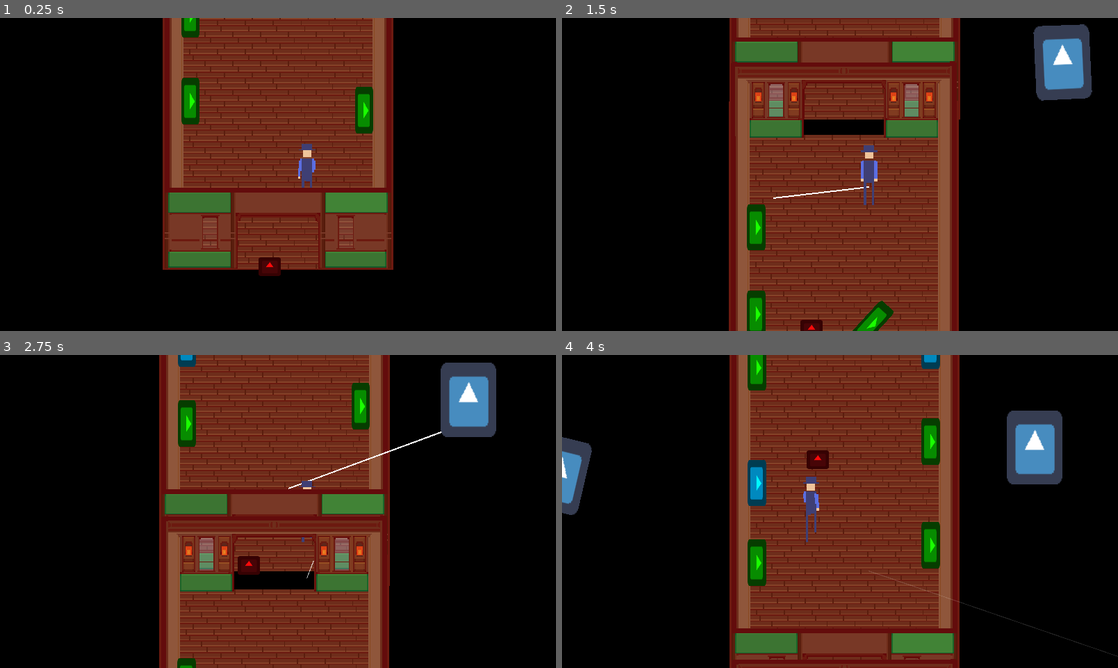
Above: before the commit, frames 1-4 (two rows, left to right).
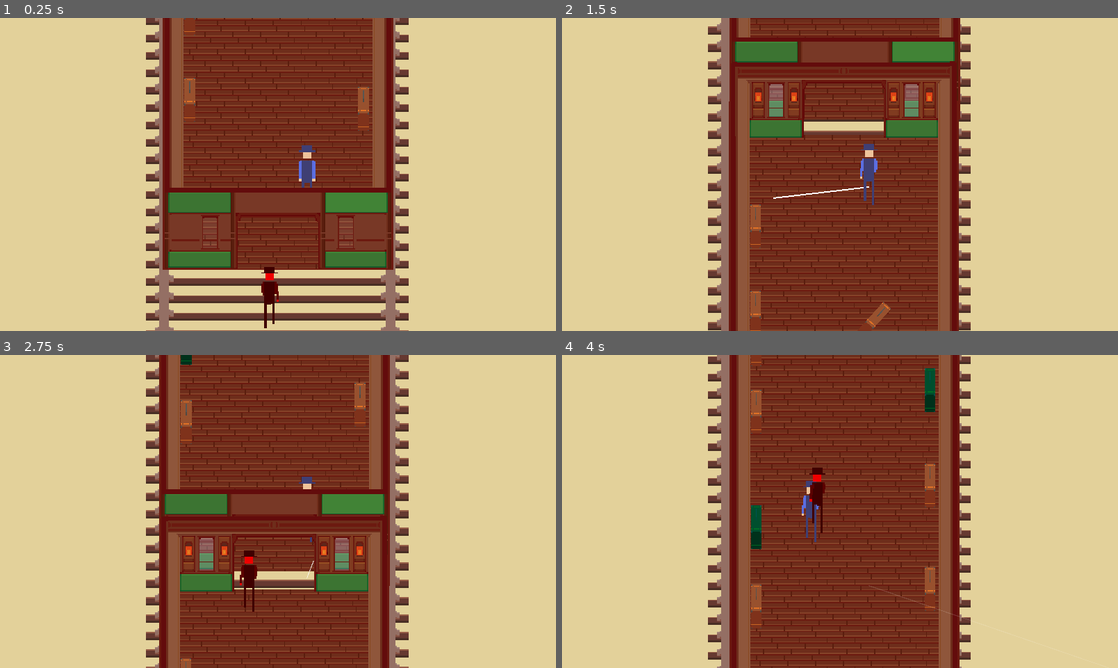
Above: after the commit, the same moments.

Repository: lajollagamesclub/week-139-followers
Game: Godot game, scene res://Main.tscn
Same seed, same stepped clock (60 frames per second), same inputs: the game is played once before the commit and once after it. The engine's default icon, where the game draws it, is replaced by a stand-in: a white triangle on a blue panel in a dark square.
Inputs (mouse positions are in pixels of both pictures, inside the frame that each line leads up to):
- Up to frame 1 (0.25 s): no input
- Up to frame 2 (1.5 s): tap Enter at 0.5 s; move the mouse to (962, 158) at 0.52 s; press the mouse at (962, 158) at 0.53 s; hold D (g_right) 0.53-1.28 s; move the mouse to (728, 190) at 1.27 s; release the mouse at (728, 190) at 1.28 s; hold Space (g_takedown) from 1.28 s (still down); click (728, 190) at 1.35 s
- Up to frame 3 (2.75 s): move the mouse to (333, 442) at 2.02 s; release Space (g_takedown) at 2.03 s; press the mouse at (333, 442) at 2.03 s; hold D (g_right) from 2.03 s (still down)
- Up to frame 4 (4 s): move the mouse to (812, 574) at 2.77 s; release the mouse at (812, 574) at 2.78 s; click (812, 574) at 2.85 s; move the mouse to (1006, 558) at 3.52 s; release D (g_right) at 3.53 s; press the mouse at (1006, 558) at 3.53 s; hold A (g_left) from 3.53 s (still down)

The runs differ from the first frame. In frame 1, 68% of the frame differs, in the area x 0-100%, y 0-100%; in frame 2, 61%; in frame 3, 61%; in frame 4, 71%.

Commit message:
Add railcars

Diff:
--- a/src/Car.gd
+++ b/src/Car.gd
@@ -17,7 +17,7 @@
 func _ready():
 	randomize()
 	time += rand_range(0.0, 200.0)
-	health = randi()%4 + 3
+	health = randi()%3 + 1
 	$SpatialGun.excluding.append(self)
 	$SpatialGun.target_group = "player"
 
@@ -54,6 +54,7 @@
 	emit_signal("dead", my_spot)
 	$DeathTimer.stop()
 	$ShootTimer.stop()
+	$EngineAmbience.stop()
 #	call_deferred("free")
 
 
--- a/src/Car.tscn
+++ b/src/Car.tscn
@@ -1,11 +1,12 @@
-[gd_scene load_steps=5 format=2]
+[gd_scene load_steps=6 format=2]
 
 [ext_resource path="res://Car.gd" type="Script" id=1]
-[ext_resource path="res://icon.png" type="Texture" id=2]
+[ext_resource path="res://Car.png" type="Texture" id=2]
 [ext_resource path="res://SpatialGun.tscn" type="PackedScene" id=3]
+[ext_resource path="res://sfx/sx_car_engine.ogg" type="AudioStream" id=4]
 
 [sub_resource type="RectangleShape2D" id=1]
-extents = Vector2( 98.8663, 129.649 )
+extents = Vector2( 59.1183, 129.649 )
 
 [node name="Car" type="Area2D" groups=[
 "hittable",
@@ -15,7 +16,7 @@
 script = ExtResource( 1 )
 
 [node name="Sprite" type="Sprite" parent="."]
-scale = Vector2( 3, 4 )
+scale = Vector2( 4, 4 )
 texture = ExtResource( 2 )
 
 [node name="CollisionShape2D" type="CollisionShape2D" parent="."]
@@ -35,6 +36,11 @@
 
 [node name="GunshotSoundEffect" parent="SpatialGun" index="0"]
 sound_effect_folder_name = "gunshot"
+
+[node name="EngineAmbience" type="AudioStreamPlayer2D" parent="."]
+stream = ExtResource( 4 )
+volume_db = 3.0
+autoplay = true
 [connection signal="timeout" from="DeathTimer" to="." method="_on_DeathTimer_timeout"]
 [connection signal="timeout" from="ShootTimer" to="." method="_on_ShootTimer_timeout"]
 
--- a/src/CarManager.gd
+++ b/src/CarManager.gd
@@ -48,5 +48,5 @@
 	print(available_car_spots)
 
 func _new_timer_time():
-	$SpawnCarTimer.wait_time = rand_range(1.0, 4.0)
+	$SpawnCarTimer.wait_time = rand_range(4.0, 10.0)
 	$SpawnCarTimer.start()
--- a/src/GunPickup.gd
+++ b/src/GunPickup.gd
@@ -1,6 +1,10 @@
 extends Area2D
 
 const player_state = preload("res://player_state.tres")
+
+func _ready():
+	randomize()
+	rotation = rand_range(0.0, 2.0*PI)
 
 func interact() -> float:
 	player_state.has_gun = true
--- a/src/GunPickup.tscn
+++ b/src/GunPickup.tscn
@@ -1,10 +1,10 @@
 [gd_scene load_steps=4 format=2]
 
-[ext_resource path="res://icon.png" type="Texture" id=1]
+[ext_resource path="res://gun.png" type="Texture" id=1]
 [ext_resource path="res://GunPickup.gd" type="Script" id=2]
 
 [sub_resource type="RectangleShape2D" id=1]
-extents = Vector2( 30.6191, 31.1455 )
+extents = Vector2( 51.6034, 31.1455 )
 
 [node name="GunPickup" type="Area2D" groups=[
 "interactable",
@@ -12,8 +12,9 @@
 script = ExtResource( 2 )
 
 [node name="Sprite" type="Sprite" parent="."]
-modulate = Color( 0.25098, 0.25098, 0.25098, 1 )
+scale = Vector2( 4, 4 )
 texture = ExtResource( 1 )
 
 [node name="CollisionShape2D" type="CollisionShape2D" parent="."]
+position = Vector2( -18.669, 2.78049 )
 shape = SubResource( 1 )
--- a/src/Main.tscn
+++ b/src/Main.tscn
@@ -1,12 +1,13 @@
-[gd_scene load_steps=21 format=2]
+[gd_scene load_steps=22 format=2]
 
-[ext_resource path="res://icon.png" type="Texture" id=1]
+[ext_resource path="res://rails.png" type="Texture" id=1]
 [ext_resource path="res://TrainCar.tscn" type="PackedScene" id=2]
 [ext_resource path="res://Player.gd" type="Script" id=3]
 [ext_resource path="res://TrainCarManager.gd" type="Script" id=4]
 [ext_resource path="res://SuitcaseTakedown.gd" type="Script" id=5]
 [ext_resource path="res://Pursuer.gd" type="Script" id=6]
 [ext_resource path="res://Gun.tscn" type="PackedScene" id=7]
+[ext_resource path="res://Rails.gd" type="Script" id=8]
 [ext_resource path="res://running-animation/Running5.png" type="Texture" id=10]
 [ext_resource path="res://running-animation/Running1.png" type="Texture" id=11]
 [ext_resource path="res://running-animation/Running4.png" type="Texture" id=12]
@@ -32,9 +33,17 @@
 } ]
 
 [sub_resource type="RectangleShape2D" id=4]
-extents = Vector2( 38.1448, 32.146 )
+extents = Vector2( 38.1448, 95.4999 )
 
 [node name="Main" type="Node2D"]
+
+[node name="Rails" type="Sprite" parent="."]
+position = Vector2( 960, 540 )
+scale = Vector2( 5, 4 )
+texture = ExtResource( 1 )
+region_enabled = true
+region_rect = Rect2( 0, 0, 181, 270 )
+script = ExtResource( 8 )
 
 [node name="TrainCarManager" type="YSort" parent="."]
 script = ExtResource( 4 )
@@ -51,6 +60,9 @@
 collision_layer = 3
 collision_mask = 3
 script = ExtResource( 3 )
+__meta__ = {
+"_edit_group_": true
+}
 
 [node name="CollisionShape2D" type="CollisionShape2D" parent="Player"]
 shape = SubResource( 1 )
@@ -74,28 +86,35 @@
 [node name="AnimatedSprite" type="AnimatedSprite" parent="Player"]
 scale = Vector2( 2, 2 )
 frames = SubResource( 3 )
+frame = 5
 playing = true
 
 [node name="Pursuer" type="Area2D" parent="." groups=[
 "hittable",
 ]]
-position = Vector2( 1060, 705.288 )
+position = Vector2( 1060, 812.757 )
 collision_layer = 3
 collision_mask = 3
 script = ExtResource( 6 )
-
-[node name="Sprite" type="Sprite" parent="Pursuer"]
-modulate = Color( 1, 0.0392157, 0.0392157, 1 )
-scale = Vector2( 1.2, 1 )
-texture = ExtResource( 1 )
+__meta__ = {
+"_edit_group_": true
+}
 
 [node name="CollisionShape2D" type="CollisionShape2D" parent="Pursuer"]
 shape = SubResource( 4 )
+
+[node name="AnimatedSprite2" type="AnimatedSprite" parent="Pursuer"]
+modulate = Color( 1, 0, 0, 1 )
+scale = Vector2( 2, 2 )
+frames = SubResource( 3 )
+frame = 4
+playing = true
 
 [node name="CarManager" type="Node2D" parent="."]
 script = ExtResource( 18 )
 
 [node name="SpawnCarTimer" type="Timer" parent="CarManager"]
+wait_time = 5.0
 one_shot = true
 autostart = true
 [connection signal="area_entered" from="Player/SuitcaseTakedown" to="Player/SuitcaseTakedown" method="_on_SuitcaseTakedown_area_entered"]
--- a/src/Pursuer.gd
+++ b/src/Pursuer.gd
@@ -72,4 +72,4 @@
 		if random_number >= 0.3:
 			on_left_side = 1.0 - on_left_side
 
-		cur_speed = 0.4*target_speed
+		cur_speed = 0.1*target_speed
--- /dev/null
+++ b/src/Rails.gd
@@ -0,0 +1,9 @@
+extends Sprite
+
+const player_state = preload("res://player_state.tres")
+
+func _ready():
+	player_state.connect("moved", self, "_on_player_moved")
+
+func _on_player_moved(move_vector: Vector2):
+	region_rect.position.y -= move_vector.y/4.0 + 1.5
--- a/src/Suitcase.tscn
+++ b/src/Suitcase.tscn
@@ -1,11 +1,11 @@
 [gd_scene load_steps=5 format=2]
 
-[ext_resource path="res://icon.png" type="Texture" id=1]
+[ext_resource path="res://Suitcase.png" type="Texture" id=1]
 [ext_resource path="res://Suitcase.gd" type="Script" id=2]
 [ext_resource path="res://RandomSoundEffect2D.tscn" type="PackedScene" id=3]
 
 [sub_resource type="RectangleShape2D" id=1]
-extents = Vector2( 32.9837, 79.6095 )
+extents = Vector2( 19.7081, 79.6095 )
 
 [node name="Suitcase" type="Area2D" groups=[
 "interactable",
@@ -14,9 +14,7 @@
 script = ExtResource( 2 )
 
 [node name="Sprite" type="Sprite" parent="."]
-modulate = Color( 0.101961, 1, 0, 1 )
-rotation = 1.5708
-scale = Vector2( 2.5, 1 )
+scale = Vector2( 4, 4 )
 texture = ExtResource( 1 )
 
 [node name="CollisionShape2D" type="CollisionShape2D" parent="."]
--- a/src/project.godot
+++ b/src/project.godot
@@ -100,5 +100,5 @@
 quality/2d/use_pixel_snap=true
 vram_compression/import_etc=true
 vram_compression/import_etc2=false
-environment/default_clear_color=Color( 0, 0, 0, 1 )
+environment/default_clear_color=Color( 0.890196, 0.819608, 0.603922, 1 )
 environment/default_environment="res://default_env.tres"
Binary file added: src/Car.png
Not shown, added: src/Car.png.import
Binary file added: src/Suitcase.png
Not shown, added: src/Suitcase.png.import
Binary file added: src/gun.png
Not shown, added: src/gun.png.import
Binary file added: src/rails.png
Not shown, added: src/rails.png.import
Not shown, added: src/sfx/sx_car_engine.ogg.import
Not shown, added: src/sfx/sx_car_engine.ogg
